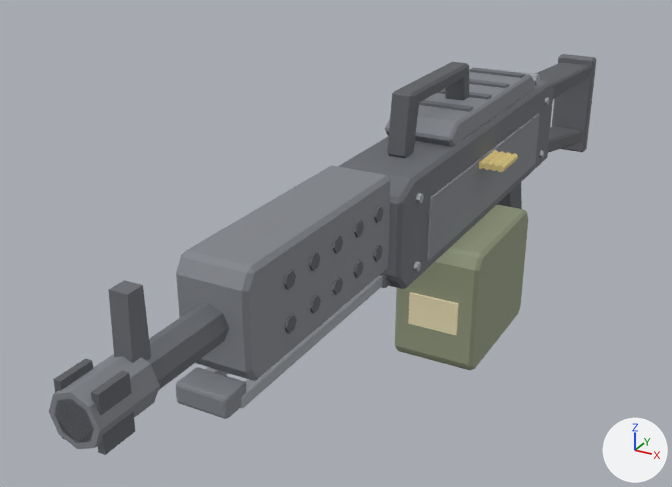
The FBX model Assets/_Project/Resources/Models/weapon_anvil_lmg.fbx, before and after one commit.
Before and after are seen from a 50 mm lens placed at (0.391, -1.261, 0.366), pointed at (-0.094, -0.379, -0.075). The axes (+X, +Y, +Z) are drawn at lower right. The lights are the same throughout. The picture after the commit comes second. Where no turn or scale is listed for an object, it has been applied to the vertices.

The older version as bpy lines, for what is in view:
```python
me_weapon_anvil_lmg = bpy.data.meshes.new('weapon_anvil_lmg')
me_weapon_anvil_lmg.from_pydata(...)  # 1220 vertices, 2176 faces; spans x -0.056..0.08, y -0.9..0.29, z -0.21..0.125
me_weapon_anvil_lmg.materials.append(mat_c_25272b)  # grey #6a6d72
me_weapon_anvil_lmg.materials.append(mat_c_3a3d43)  # grey #83868c
me_weapon_anvil_lmg.materials.append(mat_c_5c6168)  # grey #a2a6ab
me_weapon_anvil_lmg.materials.append(mat_c_1d1e21)  # dark grey #5f6065
me_weapon_anvil_lmg.materials.append(mat_c_4a5236)  # greyish green #939a7f
me_weapon_anvil_lmg.materials.append(mat_c_d9c27a)  # beige #eee2b8
me_weapon_anvil_lmg.materials.append(mat_c_3a4129)  # greyish green #838a70
me_weapon_anvil_lmg.materials.append(mat_c_b8933a)  # yellow #ddc883
me_weapon_anvil_lmg.materials.append(mat_c_26272b)  # grey #6c6d72
ob_weapon_anvil_lmg = bpy.data.objects.new('weapon_anvil_lmg', me_weapon_anvil_lmg)
ob_weapon_anvil_lmg.location = (0.0, 0.0, 0.0)
```
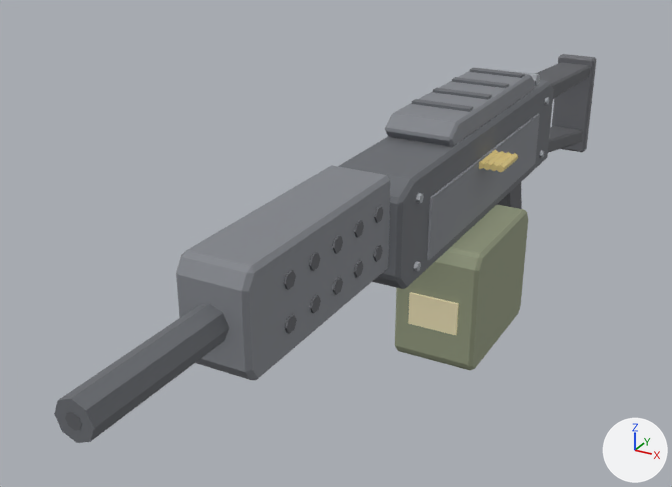
The change, as a list of edits to the scene's bpy script:
```text
Change me_weapon_anvil_lmg:
    used by ob_weapon_anvil_lmg; location = (0.0, 0.0, 0.0)
    remove me_weapon_anvil_lmg.from_pydata(...)  # 1220 vertices, 2176 faces; spans x -0.056..0.08, y -0.9..0.29, z -0.21..0.125
    add me_weapon_anvil_lmg.from_pydata(...)  # 868 vertices, 1508 faces; spans x -0.056..0.08, y -0.9..0.29, z -0.21..0.087
    me_weapon_anvil_lmg part 1: 10 loose pieces with 368 vertices, spanning x -0.03..0.03, y -0.9..-0.24, z -0.053..0.125, are deleted
    other edits to the shape of me_weapon_anvil_lmg do not show in these pictures
```

What differs and where, as boxes [x1, y1, x2, y2] in the pictures (672 x 487 px):
'weapon_anvil_lmg', reshaped: before [49, 54, 597, 455]; after [54, 54, 597, 443]
part 1 of me_weapon_anvil_lmg, deleted: before [49, 62, 469, 455]
